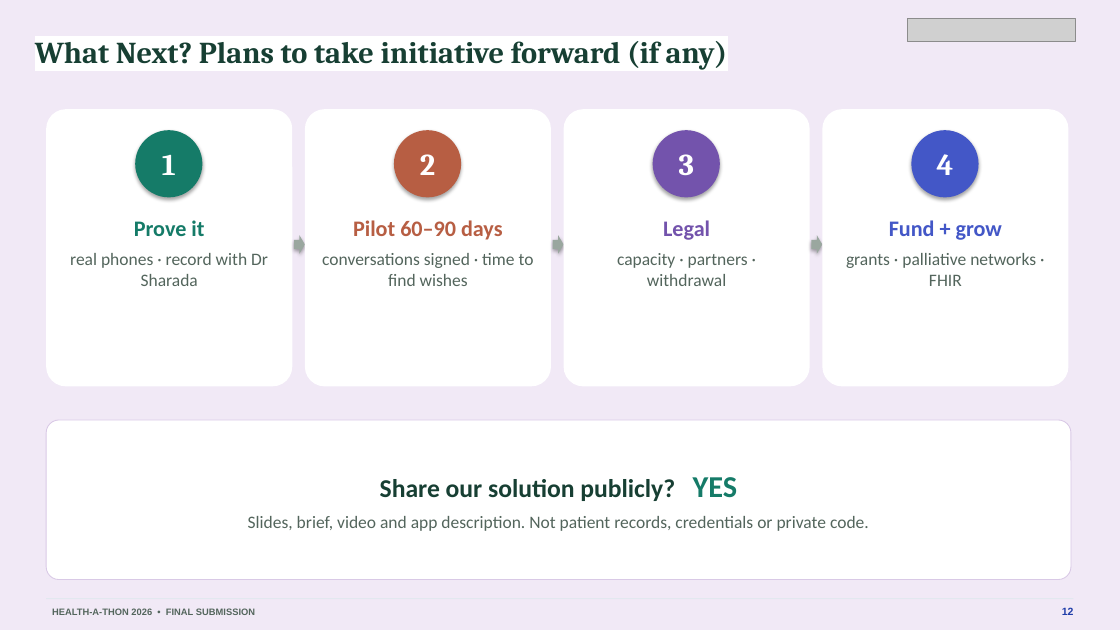
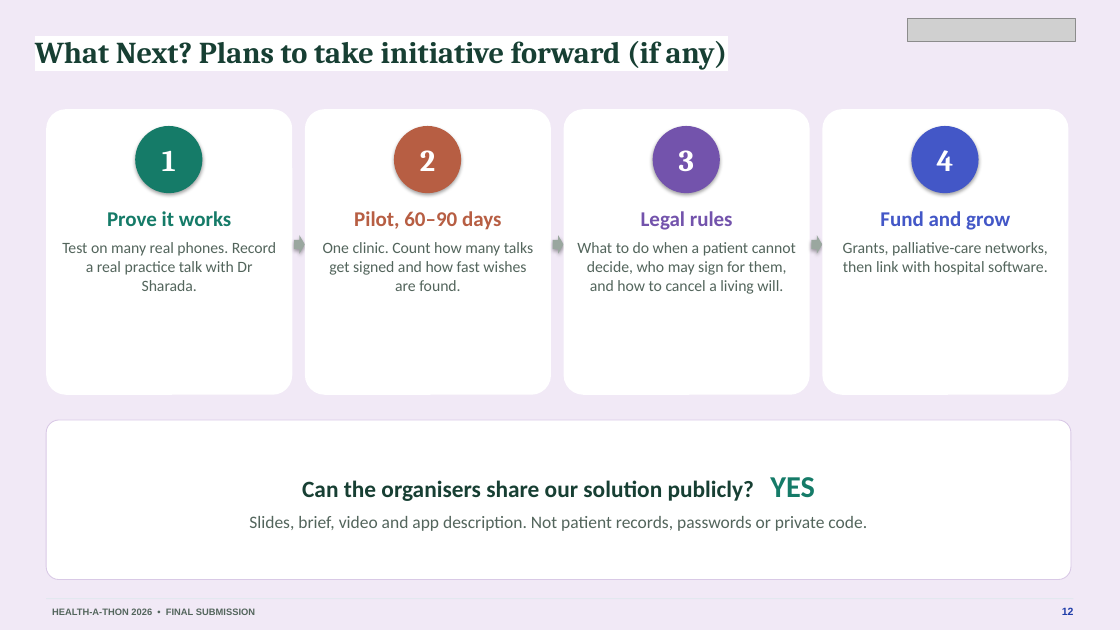
Before and after one commit to basithladdu/healthathon, a slide deck: slide 12 of output/final-submission/Sahara-Final-Presentation.pptx. Drawn at 1120x630 pixels with LibreOffice and Linux fonts; fonts in the diff are those of the drawing; grey boxes stand for pictures. Boxes give left, top, right and bottom in pixels: in the first picture for what was removed or moved away, otherwise in the second. Text is boxed around its words. In the diff, an @@ line names an element or a change of style, - is before the commit and + after.

```diff
--- a/output/final-submission/Sahara-Final-Presentation.pptx
+++ b/output/final-submission/Sahara-Final-Presentation.pptx
@@ rounded rectangle: place and size @@
-rounded rectangle at [46,109,292,386]
+rounded rectangle at [46,109,292,395]
@@ rounded rectangle: place and size @@
-rounded rectangle at [305,109,551,386]
+rounded rectangle at [305,109,551,395]
@@ rounded rectangle: place and size @@
-rounded rectangle at [564,109,810,386]
+rounded rectangle at [564,109,810,395]
@@ rounded rectangle: place and size @@
-rounded rectangle at [823,109,1069,386]
+rounded rectangle at [823,109,1069,395]
@@ 4 ellipses: place and size @@
-4 ellipses at [135,130,979,197]
+4 ellipses at [135,126,979,193]
@@ text at [62,211,276,291]: text changed; size 15 to 13.5 pt @@
-Prove it
-real phones · record with Dr Sharada
+Prove it works
+Test on many real phones. Record a real practice talk with Dr Sharada.
@@ text at [323,211,533,291]: text changed; size 15 to 13.5 pt @@
-Pilot 60–90 days
-conversations signed · time to find wishes
+Pilot, 60–90 days
+One clinic. Count how many talks get signed and how fast wishes are found.
@@ text at [577,211,796,294]: text changed; size 15 to 13.5 pt @@
-Legal
-capacity · partners · withdrawal
+Legal rules
+What to do when a patient cannot decide, who may sign for them, and how to cancel a living will.
@@ text at [843,211,1048,275]: text changed; size 15 to 13.5 pt @@
-Fund + grow
-grants · palliative networks · FHIR
+Fund and grow
+Grants, palliative-care networks, then link with hospital software.
@@ text at [249,477,867,531]: text changed @@
-Share our solution publicly? YES
-Slides, brief, video and app description. Not patient records, credentials or private code.
+Can the organisers share our solution publicly? YES
+Slides, brief, video and app description. Not patient records, passwords or private code.
```
Also in this commit, not shown: 12 other slides changed, 8 other files.
